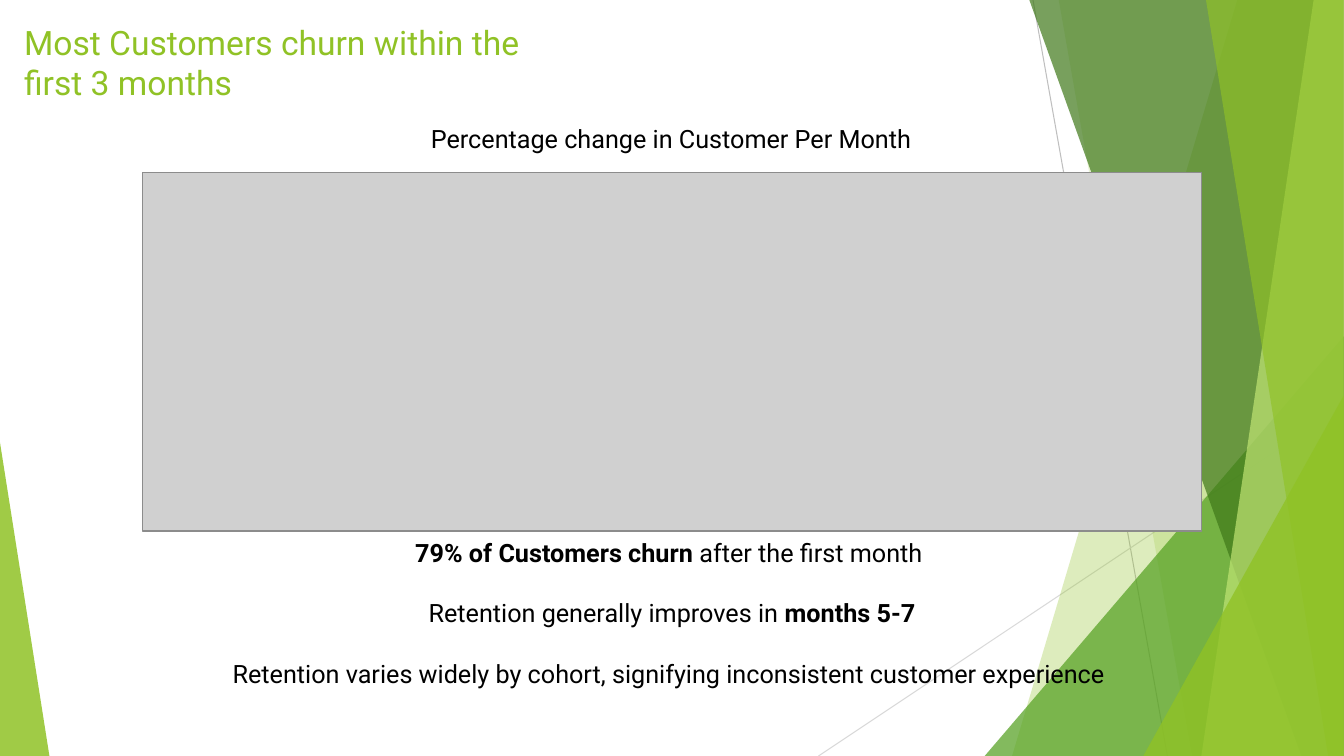
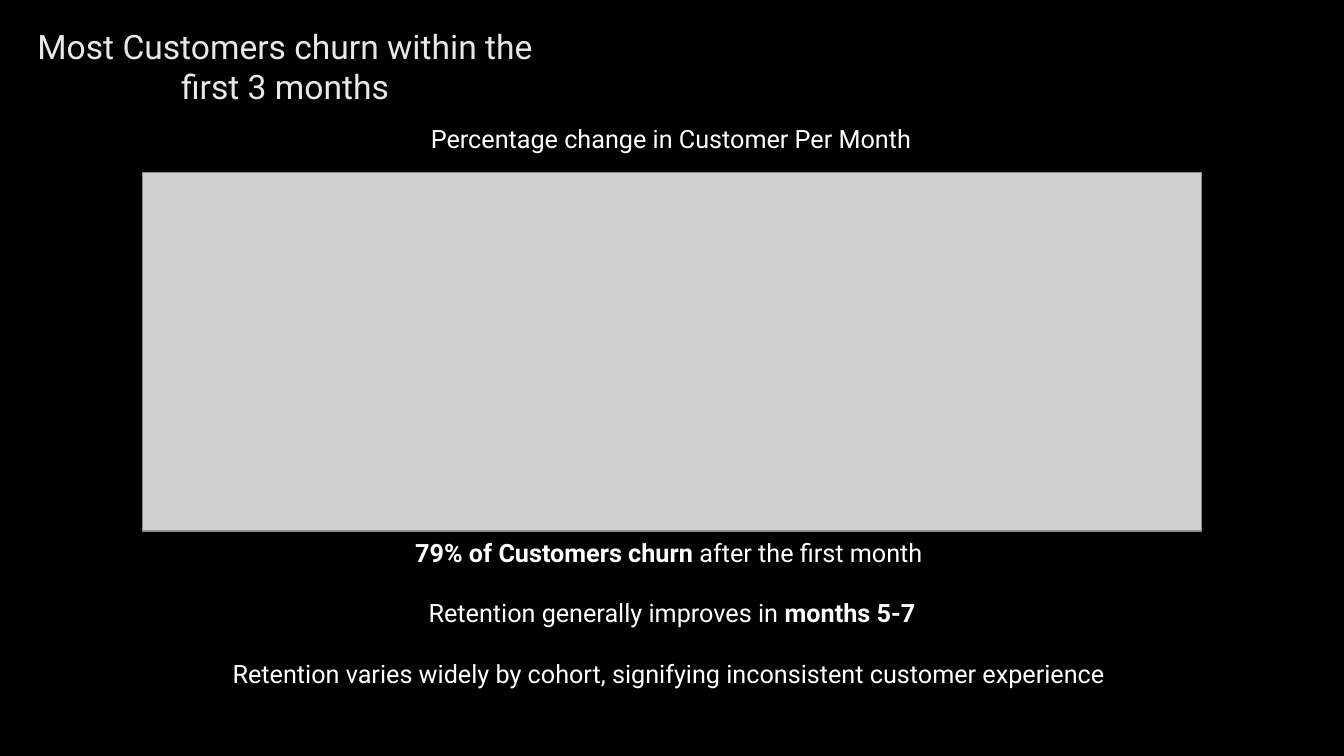
Before and after one commit to hvo7/Customer-Retention-Analysis, a slide deck: slide 4 of Customer Retention Analysis.pptx. Drawn at 1344x756 pixels with LibreOffice and Linux fonts; fonts in the diff are those of the drawing; grey boxes stand for pictures; background and template pictures are left out. Boxes give left, top, right and bottom in pixels: in the first picture for what was removed or moved away, otherwise in the second. Text is boxed around its words. In the diff, an @@ line names an element or a change of style, - is before the commit and + after.

```diff
--- a/Customer Retention Analysis.pptx
+++ b/Customer Retention Analysis.pptx
@@ background #FFFFFF to picture (left out) @@
@@ title "Most Customers churn within the ..." at bbox=[37, 33, 532, 100]: text colour #90C226 to #E8E8E8, letter outline none to #404040 0.75 pt; alignment left to centre; vertical alignment top to middle @@
@@ text "Percentage change in Customer Per ..." at bbox=[431, 129, 911, 154]: text colour #000000 to #FFFFFF @@
@@ group removed at bbox=[0, 0, 1344, 756]: 5 freeform shapes, 3 triangles, 2 lines @@
@@ text "79% of Customers churn after ..." at bbox=[233, 543, 1104, 689]: text colour #000000 to #FFFFFF @@
```
Also in this commit, not shown: 5 other slides changed, 2 slides added, 1 slide removed, 5 other files.
